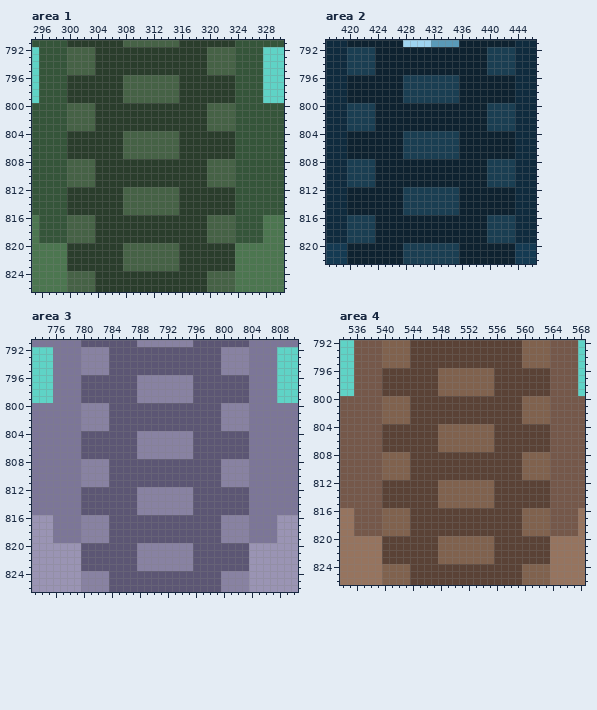
A pixel-art file gets an edit: tools/art/creatures/humoth/humoth_folha.aseprite. Above is the file before it was changed.
984x1104 pixels, 1 frame. Colours within 5 levels of each other are drawn and written as one. Shown: area 1: x 295..330, y 791..826; area 2: x 417..446, y 791..822; area 3: x 773..810, y 791..826; area 4: x 534..568, y 792..826. The commit also changed other parts of the picture, which this record leaves out.
New version:
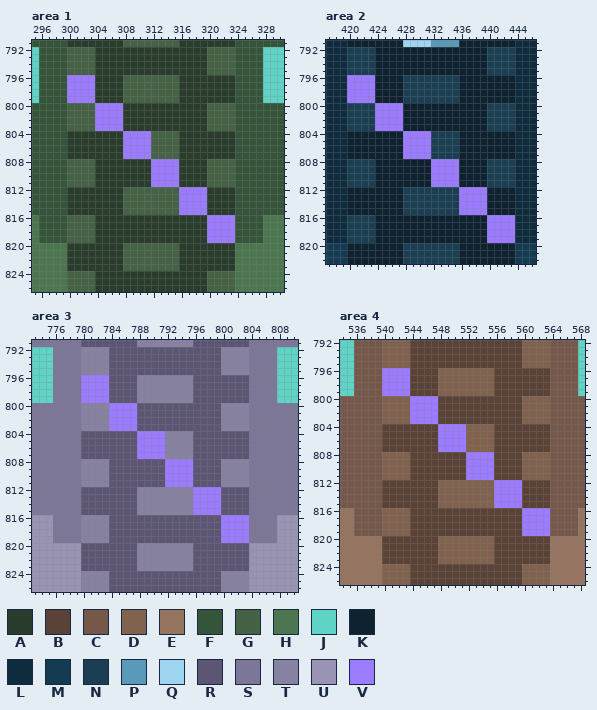
Palette (. is transparent): A #2a3d2c  B #5a4236  C #75584a  D #80624e  E #96745f  F #35553a  G #466246  H #4c7650  J #5fd3c6  K #0e2230  L #0f2b3e  M #143a52  N #1a3e52  P #5a9ab8  Q #9fd4f0  R #5c5674  S #7c7698  T #8882a2  U #9a94b4  V #9b7bff
Difference:
Changed rows in their new state; - is an unchanged pixel.
Area 1:
first column x 300:
796 VVVV--------------------
797 VVVV--------------------
798 VVVV--------------------
799 VVVV--------------------
800 ----VVVV----------------
801 ----VVVV----------------
802 ----VVVV----------------
803 ----VVVV----------------
804 --------VVVV------------
805 --------VVVV------------
806 --------VVVV------------
807 --------VVVV------------
808 ------------VVVV--------
809 ------------VVVV--------
810 ------------VVVV--------
811 ------------VVVV--------
812 ----------------VVVV----
813 ----------------VVVV----
814 ----------------VVVV----
815 ----------------VVVV----
816 --------------------VVVV
817 --------------------VVVV
818 --------------------VVVV
819 --------------------VVVV
Area 2:
first column x 420:
796 VVVV--------------------
797 VVVV--------------------
798 VVVV--------------------
799 VVVV--------------------
800 ----VVVV----------------
801 ----VVVV----------------
802 ----VVVV----------------
803 ----VVVV----------------
804 --------VVVV------------
805 --------VVVV------------
806 --------VVVV------------
807 --------VVVV------------
808 ------------VVVV--------
809 ------------VVVV--------
810 ------------VVVV--------
811 ------------VVVV--------
812 ----------------VVVV----
813 ----------------VVVV----
814 ----------------VVVV----
815 ----------------VVVV----
816 --------------------VVVV
817 --------------------VVVV
818 --------------------VVVV
819 --------------------VVVV
Area 3:
first column x 780:
796 VVVV--------------------
797 VVVV--------------------
798 VVVV--------------------
799 VVVV--------------------
800 ----VVVV----------------
801 ----VVVV----------------
802 ----VVVV----------------
803 ----VVVV----------------
804 --------VVVV------------
805 --------VVVV------------
806 --------VVVV------------
807 --------VVVV------------
808 ------------VVVV--------
809 ------------VVVV--------
810 ------------VVVV--------
811 ------------VVVV--------
812 ----------------VVVV----
813 ----------------VVVV----
814 ----------------VVVV----
815 ----------------VVVV----
816 --------------------VVVV
817 --------------------VVVV
818 --------------------VVVV
819 --------------------VVVV
Area 4:
first column x 540:
796 VVVV--------------------
797 VVVV--------------------
798 VVVV--------------------
799 VVVV--------------------
800 ----VVVV----------------
801 ----VVVV----------------
802 ----VVVV----------------
803 ----VVVV----------------
804 --------VVVV------------
805 --------VVVV------------
806 --------VVVV------------
807 --------VVVV------------
808 ------------VVVV--------
809 ------------VVVV--------
810 ------------VVVV--------
811 ------------VVVV--------
812 ----------------VVVV----
813 ----------------VVVV----
814 ----------------VVVV----
815 ----------------VVVV----
816 --------------------VVVV
817 --------------------VVVV
818 --------------------VVVV
819 --------------------VVVV
